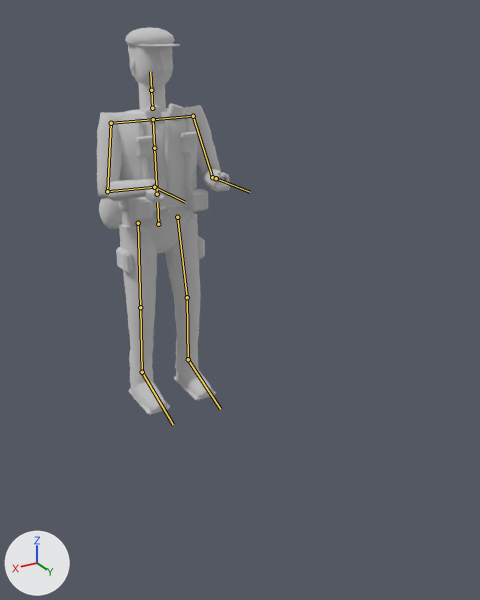
Before and after pictures for a commit that changed the glTF model ambush_loop/art/v2/models/enemy_flank_lod0.glb.
Before and after are seen from a 50 mm camera at (1.28, 2.91, 1.88) aimed at (-0.01, 0.75, 0.8). The lights are fixed; the arrows at lower left show +X, +Y and +Z. The picture after the commit comes second. The bones that change, and the others that lie on the model, are drawn over the model as lines.

Objects in the first picture: 'enemy_flank_body'.
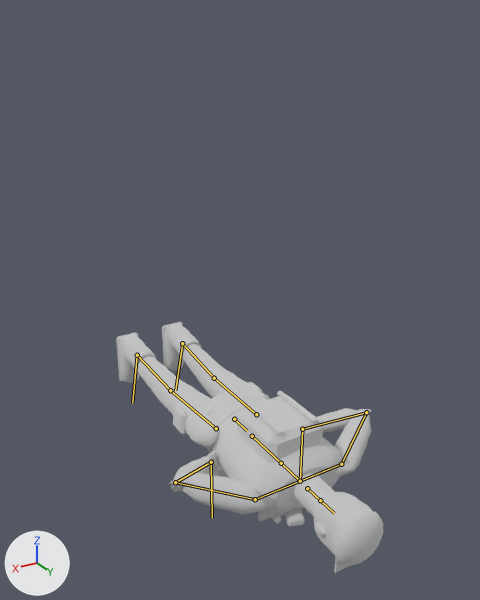
The newer file adds an action. The first version stands in its rest pose; the second is drawn at frame 0 of the action 'corpse_lift'.

Where the change shows, as pixel boxes (x1, y1, x2, y2) in the pictures (480 x 600 px):
'enemy_flank_body', posed (100% wider, 35% shorter): before (97, 27, 230, 415); after (116, 321, 383, 573)
bone 'pelvis', root to tip: before (158, 224) to (157, 202); after (234, 419) to (247, 431)
bone 'clavicle.L', root to tip: before (153, 119) to (193, 116); after (300, 481) to (341, 464)
bone 'upper_arm.L', root to tip: before (193, 116) to (212, 177); after (341, 464) to (366, 412)
bone 'forearm.L', root to tip: before (212, 177) to (216, 178); after (366, 412) to (302, 429)
bone 'hand.L', root to tip: before (216, 178) to (250, 192); after (302, 429) to (300, 482)
bone 'clavicle.R', root to tip: before (153, 119) to (111, 123); after (300, 481) to (255, 499)
bone 'upper_arm.R', root to tip: before (111, 123) to (107, 191); after (255, 499) to (175, 482)
bone 'forearm.R', root to tip: before (107, 191) to (154, 187); after (175, 482) to (211, 462)
bone 'hand.R', root to tip: before (154, 187) to (185, 202); after (211, 462) to (212, 518)
bone 'thigh.L', root to tip: before (177, 217) to (187, 297); after (256, 414) to (214, 378)
bone 'shin.L', root to tip: before (187, 297) to (188, 359); after (214, 378) to (182, 343)
bone 'foot.L', root to tip: before (188, 359) to (220, 409); after (182, 343) to (175, 390)
bone 'thigh.R', root to tip: before (138, 223) to (140, 307); after (216, 428) to (170, 390)
bone 'shin.R', root to tip: before (140, 307) to (142, 372); after (170, 390) to (137, 355)
bone 'foot.R', root to tip: before (142, 372) to (173, 424); after (137, 355) to (132, 403)

Edits to the bpy script that builds the scene:
```text
Change bone_pelvis:
    where bone_pelvis = bpy.data.objects['Rig.004'].pose.bones['pelvis']  # child of 'root'
    bone_pelvis.location: (0.0, 0.0, 0.0) -> (0.0, -0.717, -0.73)
    bone_pelvis.rotation_quaternion: (1.0, 0.0, 0.0, 0.0) -> (0.707, -0.707, 0.0, 0.0)  # degrees (0, 0, 0) -> degrees (-90, 0, 0)
Change bone_clavicle_l:
    where bone_clavicle_l = bpy.data.objects['Rig.004'].pose.bones['clavicle.L']  # child of 'chest'
    bone_clavicle_l.rotation_quaternion: (1.0, 0.0, 0.0, 0.0) -> (0.707, 0.0, -0.707, 0.0)  # degrees (0, 0, 0) -> degrees (0, -90, 0)
Change bone_upper_arm_l:
    where bone_upper_arm_l = bpy.data.objects['Rig.004'].pose.bones['upper_arm.L']  # child of 'clavicle.L'
    bone_upper_arm_l.rotation_quaternion: (1.0, 0.0, 0.0, 0.0) -> (0.644, -0.207, 0.0, 0.736)  # degrees (0, 0, 0) -> degrees (-16, 18, 95)
Change bone_forearm_l:
    where bone_forearm_l = bpy.data.objects['Rig.004'].pose.bones['forearm.L']  # child of 'upper_arm.L'
    bone_forearm_l.rotation_quaternion: (1.0, 0.0, 0.0, 0.0) -> (-0.448, -0.613, -0.138, 0.636)  # degrees (0, 0, 0) -> degrees (61, 65, -69)
Change bone_hand_l:
    where bone_hand_l = bpy.data.objects['Rig.004'].pose.bones['hand.L']  # child of 'forearm.L'
    bone_hand_l.rotation_quaternion: (1.0, 0.0, 0.0, 0.0) -> (0.546, -0.35, -0.678, 0.345)  # degrees (0, 0, 0) -> degrees (-101, -30, 101)
Change bone_clavicle_r:
    where bone_clavicle_r = bpy.data.objects['Rig.004'].pose.bones['clavicle.R']  # child of 'chest'
    bone_clavicle_r.rotation_quaternion: (1.0, 0.0, 0.0, 0.0) -> (0.707, 0.0, 0.707, 0.0)  # degrees (0, 0, 0) -> degrees (0, 90, 0)
Change bone_upper_arm_r:
    where bone_upper_arm_r = bpy.data.objects['Rig.004'].pose.bones['upper_arm.R']  # child of 'clavicle.R'
    bone_upper_arm_r.rotation_quaternion: (1.0, 0.0, 0.0, 0.0) -> (0.644, -0.207, 0.0, -0.736)  # degrees (0, 0, 0) -> degrees (-16, -18, -95)
Change bone_forearm_r:
    where bone_forearm_r = bpy.data.objects['Rig.004'].pose.bones['forearm.R']  # child of 'upper_arm.R'
    bone_forearm_r.rotation_quaternion: (1.0, 0.0, 0.0, 0.0) -> (-0.448, -0.613, 0.138, -0.636)  # degrees (0, 0, 0) -> degrees (61, -65, 69)
Change bone_hand_r:
    where bone_hand_r = bpy.data.objects['Rig.004'].pose.bones['hand.R']  # child of 'forearm.R'
    bone_hand_r.rotation_quaternion: (1.0, 0.0, 0.0, 0.0) -> (0.546, -0.35, 0.678, -0.345)  # degrees (0, 0, 0) -> degrees (-101, 30, -101)
Change bone_thigh_l:
    where bone_thigh_l = bpy.data.objects['Rig.004'].pose.bones['thigh.L']  # child of 'pelvis'
    bone_thigh_l.rotation_quaternion: (1.0, 0.0, 0.0, 0.0) -> (0.999, 0.001, -0.047, -0.011)  # degrees (0, 0, 0) -> degrees (0, -5, -1)
Change bone_shin_l:
    where bone_shin_l = bpy.data.objects['Rig.004'].pose.bones['shin.L']  # child of 'thigh.L'
    bone_shin_l.rotation_quaternion: (1.0, 0.0, 0.0, 0.0) -> (0.999, -0.004, 0.02, 0.028)  # degrees (0, 0, 0) -> degrees (0, 2, 3)
Change bone_foot_l:
    where bone_foot_l = bpy.data.objects['Rig.004'].pose.bones['foot.L']  # child of 'shin.L'
    bone_foot_l.rotation_quaternion: (1.0, 0.0, 0.0, 0.0) -> (1.0, 0.001, -0.005, -0.027)  # degrees (0, 0, 0) -> degrees (0, -1, -3)
Change bone_thigh_r:
    where bone_thigh_r = bpy.data.objects['Rig.004'].pose.bones['thigh.R']  # child of 'pelvis'
    bone_thigh_r.rotation_quaternion: (1.0, 0.0, 0.0, 0.0) -> (0.999, 0.001, 0.047, 0.011)  # degrees (0, 0, 0) -> degrees (0, 5, 1)
Change bone_shin_r:
    where bone_shin_r = bpy.data.objects['Rig.004'].pose.bones['shin.R']  # child of 'thigh.R'
    bone_shin_r.rotation_quaternion: (1.0, 0.0, 0.0, 0.0) -> (0.999, -0.004, -0.02, -0.028)  # degrees (0, 0, 0) -> degrees (0, -2, -3)
Change bone_foot_r:
    where bone_foot_r = bpy.data.objects['Rig.004'].pose.bones['foot.R']  # child of 'shin.R'
    bone_foot_r.rotation_quaternion: (1.0, 0.0, 0.0, 0.0) -> (1.0, 0.001, 0.005, 0.027)  # degrees (0, 0, 0) -> degrees (0, 1, 3)
```
